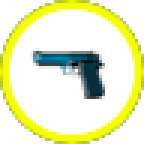
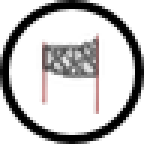
Comparing the layer stacks of the two 144px x 144px images. Changes:
added layer "Darker Net Lines" (58%) above "hole.svg" over [36, 30, 105, 87]
added layer "net.svg" above "gun.svg" over [39, 33, 99, 114]
hid "gun.svg" over [30, 48, 105, 99]
hid "projectile-button-on.png" over [0, 0, 144, 144]
